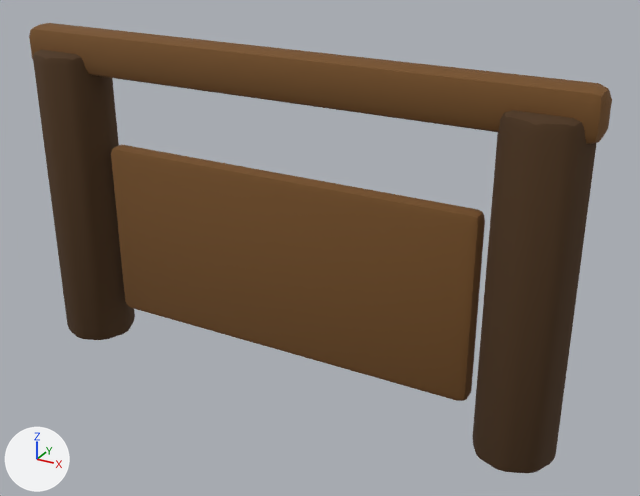
What one commit did to the glTF model assets/3d/final/prop_gate.glb.
One viewpoint serves both versions: a 50 mm lens placed at (0.928, -1.511, 1.117), pointed at (0.082, 0.027, 0.348). The axes (+X, +Y, +Z) are drawn at lower left. The lights are the same throughout. The picture after the commit comes second.

Script lines for the objects in view, before the commit:
```python
mat_wood = principled_material('wood')
mat_wood.base_color = (0.181, 0.0802, 0.0194)  # brown #765026
mat_wood.roughness = 0.93
me_cube_075 = bpy.data.meshes.new('Cube.075')
me_cube_075.from_pydata(...)  # 56 vertices, 108 faces; spans x -0.65..0.65, y -0.04..0.04, z 0.67..0.77
me_cube_075.materials.append(mat_wood)  # brown #765026
me_cube_076 = bpy.data.meshes.new('Cube.076')
me_cube_076.from_pydata(...)  # 56 vertices, 108 faces; spans x -0.45..0.45, y -0.025..0.025, z 0.09..0.51
me_cube_076.materials.append(mat_wood)  # brown #765026
me_cylinder_063 = bpy.data.meshes.new('Cylinder.063')
me_cylinder_063.from_pydata(...)  # 112 vertices, 220 faces; spans x -0.086..0.087, y -0.087..0.087, z -0.36..0.36
me_cylinder_063.materials.append(mat_dark_wood)  # brown #4c3318
ob_gate_door = bpy.data.objects.new('gate_door', me_cube_076)
ob_gate_door.location = (0.0, 0.0, 0.0)
ob_gate_post1 = bpy.data.objects.new('gate_post1', me_cylinder_063)
ob_gate_post1.location = (-0.55, 0.0, 0.36)
ob_gate_top = bpy.data.objects.new('gate_top', me_cube_075)
ob_gate_top.location = (0.0, 0.0, 0.0)
# also in view: 'gate_post2' at (0.551, 0.0, 0.36)
```
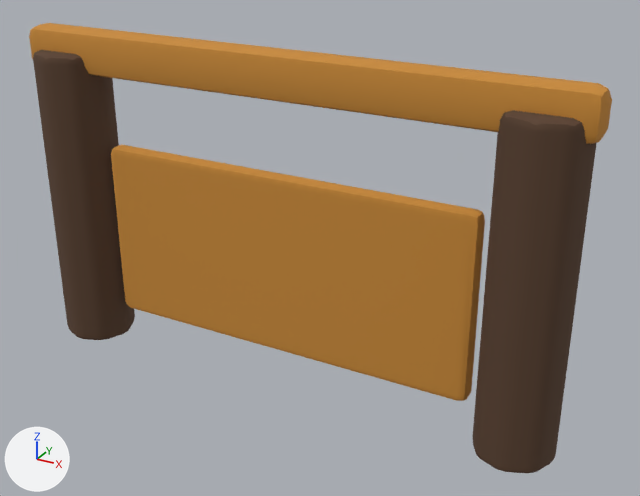
The change in detail:
Material 'wood' (mat_wood) changes colour from brown #765026 to orange #c98a36; in linear values from (0.181, 0.0802, 0.0194) to (0.584, 0.254, 0.0369).

Pixel boxes (x1, y1, x2, y2) of what changed, in the pictures (640 x 496 px):
'gate_door', recoloured (brown to orange): (111, 145, 485, 401) in both
'gate_top', recoloured (brown to orange): (29, 23, 612, 144) in both
